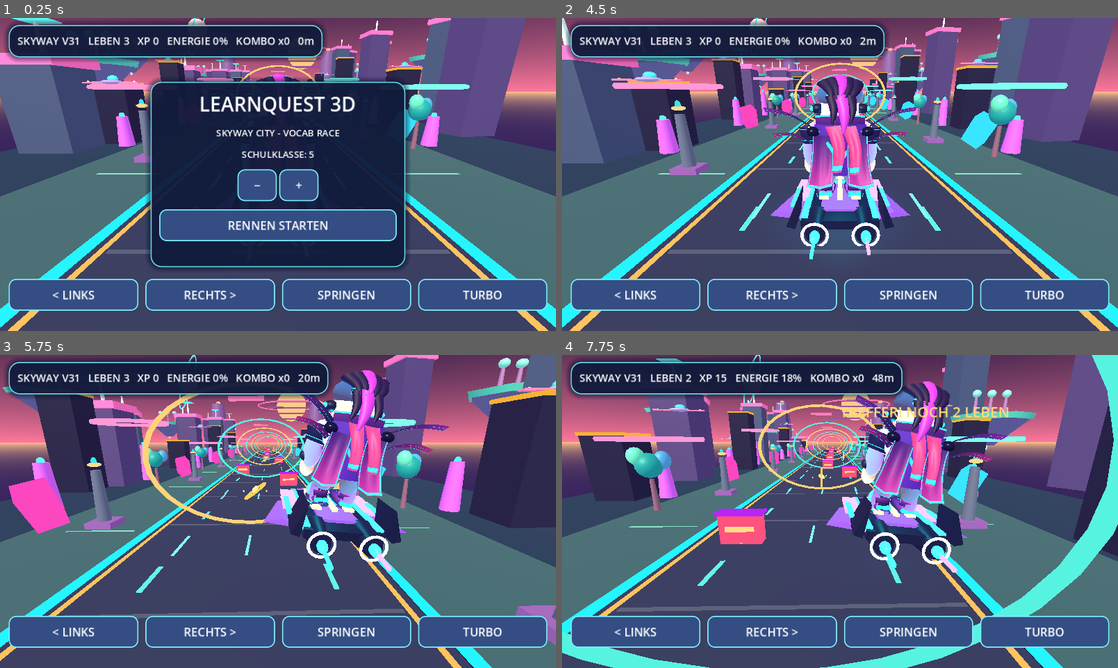
Above: before the commit, frames 1-4 (two rows, left to right).
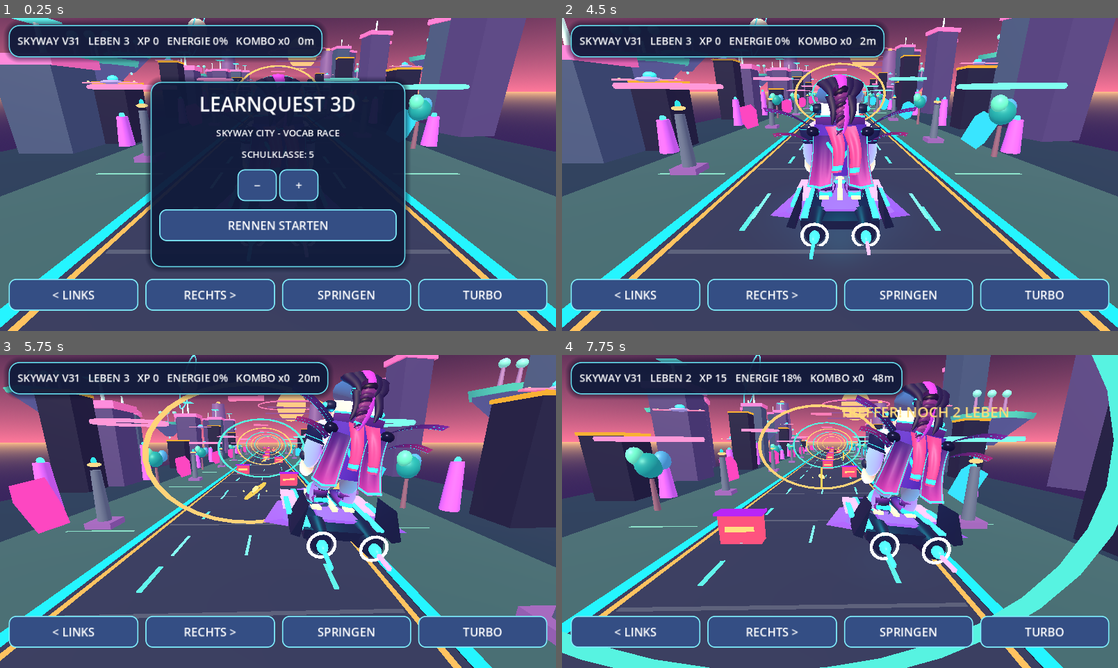
Above: after the commit, the same moments.

Repository: mtothek0703/learnquest-unity-web
Game: Godot game, scene res://main.tscn
Same seed, same stepped clock (60 frames per second), same inputs: the game is played once before the commit and once after it.
Inputs:
- Up to frame 1 (0.25 s): no input
- Up to frame 2 (4.5 s): click "RECHTS >" at 0.5 s; click "SPRINGEN" at 1.25 s; click "TURBO" at 2 s; click "−" at 2.75 s; click "+" at 3.5 s; click "RENNEN STARTEN" at 4.25 s
- Up to frame 3 (5.75 s): hold Right from 5.03 s (still down); tap Space at 5.27 s
- Up to frame 4 (7.75 s): release Right at 5.78 s; hold S 5.78-6.53 s; tap Space at 6.02, 7.52 s; hold Right from 6.53 s (still down)

The runs differ from the first frame. In frame 2, 0.2% of the frame differs, in the area x 48-52%, y 21-38%; in frame 3, 0.3%, in the area x 63-68%, y 7-24%; in frame 4, 0.3%.

Commit message:
feat(godot): add animated braided hair and isolated Skyway V33 release

Diff:
--- /dev/null
+++ b/godot/rider_braid.gd
@@ -0,0 +1,106 @@
+extends Node3D
+## Original interlaced three-strand hair mesh, free of third-party assets.
+## All geometry is created once; only the ponytail pivot moves each frame.
+var clock: float = 0.0
+var sway_root: Node3D
+var clasp_material: StandardMaterial3D
+
+func _ready() -> void:
+    _build_braid()
+
+func _process(delta: float) -> void:
+    clock += delta
+    if sway_root == null:
+        return
+    var rider := get_parent().get_parent() as Node3D
+    var lean := float(rider.get("lean")) if rider != null else 0.0
+    var turbo := bool(rider.get("boosting")) if rider != null else false
+    var wind := -0.34 if turbo else -0.12
+    var pace := 8.0 if turbo else 3.3
+    sway_root.rotation.x = lerpf(sway_root.rotation.x, wind + sin(clock * pace) * (0.085 if turbo else 0.045), minf(1.0, delta * 5.5))
+    sway_root.rotation.z = lerpf(sway_root.rotation.z, -lean * 0.25 + sin(clock * 2.7) * 0.045, minf(1.0, delta * 6.0))
+    sway_root.rotation.y = lerpf(sway_root.rotation.y, -lean * 0.11, minf(1.0, delta * 4.0))
+    if clasp_material != null:
+        clasp_material.emission_energy_multiplier = 1.3 + (0.9 if turbo else 0.15) * (0.5 + 0.5 * sin(clock * pace))
+
+func _build_braid() -> void:
+    sway_root = Node3D.new()
+    sway_root.name = "WindSwayPivot"
+    sway_root.position = Vector3(0.0, 2.82, 0.54)
+    add_child(sway_root)
+    var hair := StandardMaterial3D.new()
+    hair.albedo_color = Color.WHITE
+    hair.vertex_color_use_as_albedo = true
+    hair.roughness = 0.47
+    hair.metallic = 0.12
+    for strand in range(3):
+        var mesh := MeshInstance3D.new()
+        mesh.name = "BraidedStrand%d" % strand
+        mesh.mesh = _braid_mesh(strand)
+        mesh.material_override = hair
+        sway_root.add_child(mesh)
+    clasp_material = StandardMaterial3D.new()
+    clasp_material.albedo_color = Color(0.25, 0.94, 1.0)
+    clasp_material.metallic = 0.48
+    clasp_material.roughness = 0.24
+    clasp_material.emission_enabled = true
+    clasp_material.emission = Color(0.07, 0.56, 0.83)
+    clasp_material.emission_energy_multiplier = 1.5
+    for i in range(2):
+        var t := 0.06 if i == 0 else 0.87
+        var clasp := MeshInstance3D.new()
+        clasp.name = "RootClasp" if i == 0 else "TipClasp"
+        var ring := TorusMesh.new()
+        ring.inner_radius = 0.065 if i == 0 else 0.030
+        ring.outer_radius = 0.125 if i == 0 else 0.073
+        ring.rings = 12
+        ring.ring_segments = 20
+        clasp.mesh = ring
+        clasp.material_override = clasp_material
+        clasp.position = _spine(t)
+        clasp.rotation.x = 0.30
+        sway_root.add_child(clasp)
+
+func _spine(t: float) -> Vector3:
+    return Vector3(0.025 * sin(t * PI), -0.84 * t, 0.08 + 0.43 * t * t + 0.045 * sin(t * PI))
+
+func _center(t: float, strand: int) -> Vector3:
+    var phase := TAU * (3.5 * t + float(strand) / 3.0)
+    var spread := 0.087 * (1.0 - 0.54 * t)
+    return _spine(t) + Vector3(cos(phase) * spread, 0.0, sin(phase) * spread)
+
+func _point(t: float, angle: float, strand: int) -> Vector3:
+    var prev := _center(maxf(0.0, t - 0.002), strand)
+    var next := _center(minf(1.0, t + 0.002), strand)
+    var tangent := (next - prev).normalized()
+    var across := tangent.cross(Vector3.FORWARD).normalized()
+    var normal := tangent.cross(across).normalized()
+    var radius := 0.066 * pow(1.0 - t, 0.72) + 0.007
+    return _center(t, strand) + (across * cos(angle) + normal * sin(angle)) * radius
+
+func _vertex(tool: SurfaceTool, t: float, angle: float, strand: int) -> void:
+    var roots := [Color(0.10, 0.065, 0.24), Color(0.24, 0.11, 0.40), Color(0.43, 0.17, 0.54)]
+    var tips := [Color(0.35, 0.14, 0.50), Color(0.65, 0.28, 0.72), Color(0.81, 0.39, 0.74)]
+    var sheen := 0.82 + 0.18 * cos(angle)
+    tool.set_color(roots[strand].lerp(tips[strand], t * 0.75) * sheen)
+    tool.add_vertex(_point(t, angle, strand))
+
+func _braid_mesh(strand: int) -> ArrayMesh:
+    var tool := SurfaceTool.new()
+    tool.begin(Mesh.PRIMITIVE_TRIANGLES)
+    const SECTIONS := 28
+    const SIDES := 10
+    for section in range(SECTIONS):
+        var t0 := float(section) / float(SECTIONS)
+        var t1 := float(section + 1) / float(SECTIONS)
+        for side in range(SIDES):
+            var a0 := TAU * float(side) / float(SIDES)
+            var a1 := TAU * float(side + 1) / float(SIDES)
+            _vertex(tool, t0, a0, strand)
+            _vertex(tool, t1, a0, strand)
+            _vertex(tool, t1, a1, strand)
+            _vertex(tool, t0, a0, strand)
+            _vertex(tool, t1, a1, strand)
+            _vertex(tool, t0, a1, strand)
+    tool.generate_normals()
+    return tool.commit()
--- a/godot/rider_character.gd
+++ b/godot/rider_character.gd
@@ -104,6 +104,9 @@
     face.name = "ExpressiveFace"
     model.add_child(face)
     _add_hairstyle(model)
+    var braid := preload("res://rider_braid.gd").new() as Node3D
+    braid.name = "AnimatedBraidedPonytail"
+    model.add_child(braid)
     _add_sculpted_jacket(model)
     var coat := preload("res://rider_coat.gd").new() as Node3D
     coat.name = "AnimatedSculptedCoat"
--- a/godot/smoke_test.gd
+++ b/godot/smoke_test.gd
@@ -57,6 +57,26 @@
     if (sculpted_lock.mesh as ArrayMesh).surface_get_array_len(0) < 200:
         _fail("Tapered hair mesh has insufficient geometry")
         return
+    # V33: a continuous three-strand braid and two luminous hair clasps.
+    var braid := installed_model.get_node_or_null("AnimatedBraidedPonytail") as Node3D
+    var sway := braid.get_node_or_null("WindSwayPivot") as Node3D if braid != null else null
+    if sway == null:
+        _fail("Braided ponytail is not attached to the imported rider")
+        return
+    for strand in range(3):
+        var part := sway.get_node_or_null("BraidedStrand%d" % strand) as MeshInstance3D
+        if part == null or not (part.mesh is ArrayMesh) or (part.mesh as ArrayMesh).surface_get_array_len(0) < 1500:
+            _fail("Interlaced hair geometry missing: strand %d" % strand)
+            return
+        var hair_material := part.material_override as StandardMaterial3D
+        if hair_material == null or not hair_material.vertex_color_use_as_albedo:
+            _fail("Braided hair must preserve shaded strand colors")
+            return
+    for clasp_name in ["RootClasp", "TipClasp"]:
+        var clasp := sway.get_node_or_null(clasp_name) as MeshInstance3D
+        if clasp == null or not (clasp.material_override as StandardMaterial3D).emission_enabled:
+            _fail("Luminous hair clasp missing: " + clasp_name)
+            return
     # V31: expressive face has original curved geometry and timed blinking.
     var face := installed_model.get_node_or_null("ExpressiveFace") as Node3D
     if face == null:
@@ -195,6 +215,9 @@
     if absf(left_wing.rotation.z) < 0.001 or absf(left_wing.rotation.x) < 0.001:
         _fail("Articulated aerofoil does not react to steering and turbo")
         return
+    if absf(sway.rotation.x) < 0.001 or absf(sway.rotation.z) < 0.001:
+        _fail("Braided ponytail must sway with turbo and steering")
+        return
     rider.set("boosting", false)
     rider.set("lean", 0.0)
     # Exercise the new replacement contract without requiring any paid model.
@@ -397,5 +420,5 @@
         if answer_button.disabled:
             _fail("A new vocabulary question kept an old answer disabled")
             return
-    print("LEARNQUEST SMOKE TEST PASSED: scene, 3D world, sculpted V32 boots, rider, steering, jump, pickups, vocabulary, responsive HUD")
+    print("LEARNQUEST SMOKE TEST PASSED: scene, 3D world, sculpted V33 braid and V32 boots, rider, steering, jump, pickups, vocabulary, responsive HUD")
     quit(0)
Not shown, changed: .github/scripts/preserve_legacy_pages.py
Not shown, changed: .github/scripts/test_preserve_legacy_pages.py
Not shown, changed: .github/workflows/preserve-pages-check.yml
Not shown, changed: .github/workflows/publish-unity-webgl.yml
Not shown, changed: godot/README.md
